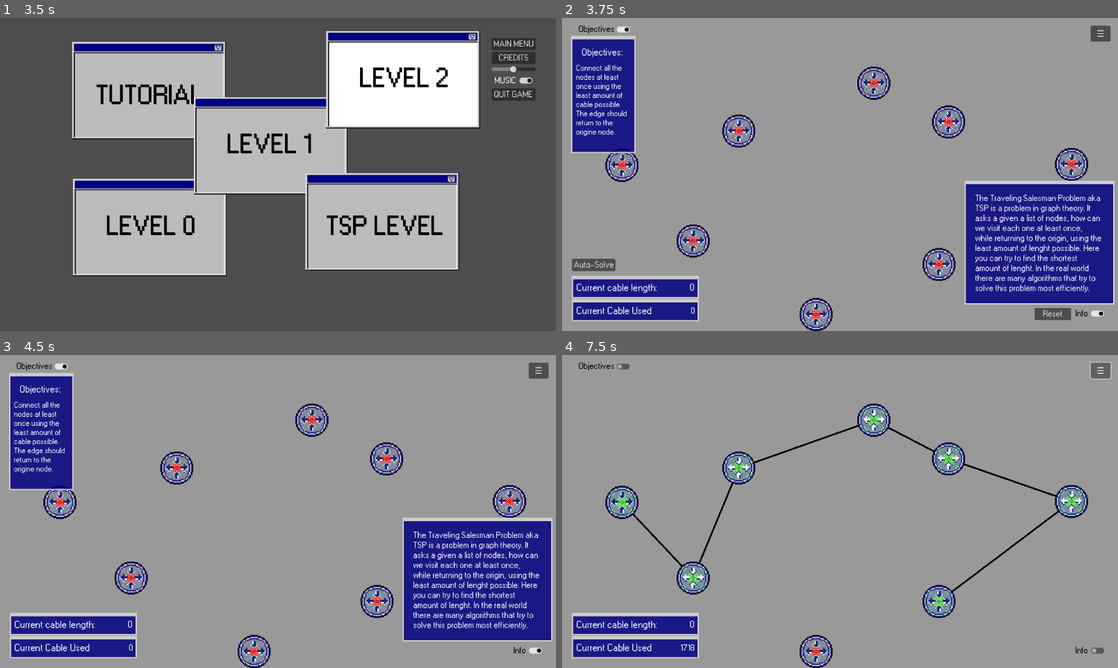
Above: before the commit, frames 1-4 (two rows, left to right).
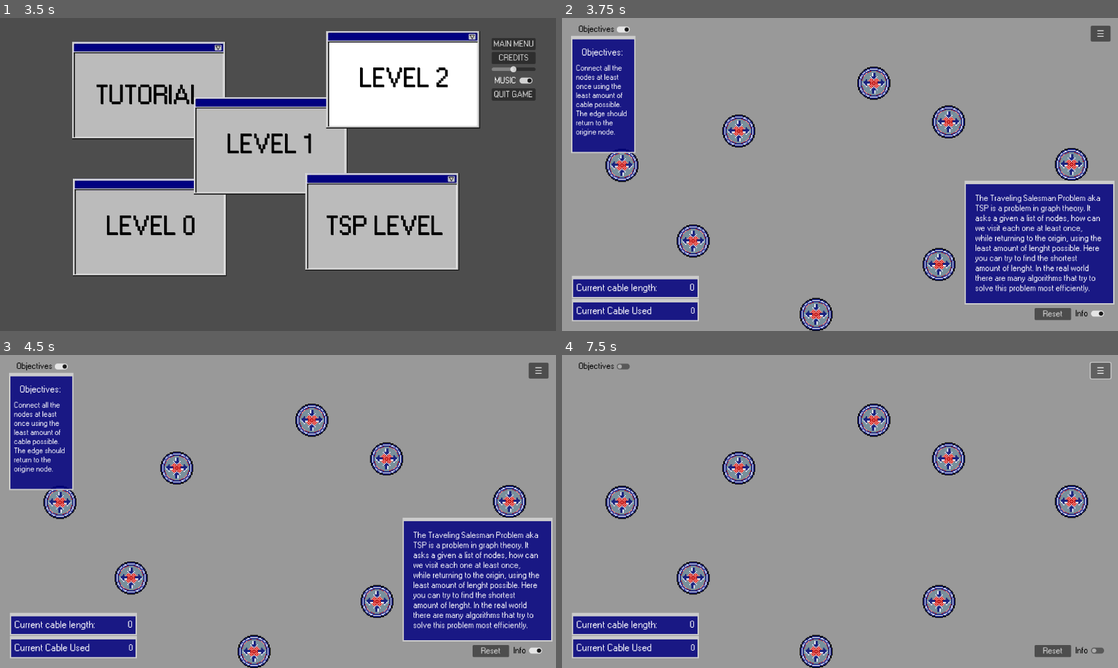
Above: after the commit, the same moments.

Repository: BcubeStudios/Netspace-Game
Game: Godot game, scene res://scenes/opening.tscn
The game is run twice, just before and just after one commit, with the same random seed, the same clock (stepped at 60 frames per second) and the same inputs.
Inputs (mouse positions are in pixels of both pictures, inside the frame that each line leads up to):
- Up to frame 1 (3.5 s): move the mouse to (400, 158) at 0.52 s; click (400, 158) at 0.67 s; click "START GAME" at 1.25 s; move the mouse to (166, 190) at 2.02 s; click (166, 190) at 2.17 s; move the mouse to (333, 105) at 2.77 s; click (333, 105) at 2.92 s
- Up to frame 2 (3.75 s): click "TSP LEVEL" at 3.5 s
- Up to frame 3 (4.5 s): click (33, 602) at 4.25 s, where only the run before the commit has a clickable "Auto-Solve"
- Up to frame 4 (7.5 s): click "☰" at 5 s; click "Info" at 5.75 s; click "Objectives" at 6.5 s; click "☰" at 7.25 s

Frame 1 is identical in both runs. In frame 2, 0.3% of the frame differs, in the area x 1-10%, y 76-81%; in frame 3, 0.2%; in frame 4, 1.8%, in the area x 8-94%, y 16-97%.

Commit message:
Hiding dirty code
making the solver not available to the tsp level

Diff:
--- a/GodotWorkspace/scripts/director.gd
+++ b/GodotWorkspace/scripts/director.gd
@@ -185,9 +185,8 @@
 					if min_edge == null:
 						min_edge = edge
 					if edge.length <= max_phedge and edge.length < min_edge.length  and new_point.possible_edge(edge)\
-					 and point.possible_edge(edge) and change_length_left(edge.length):
+					 and point.possible_edge(edge) and (length_left - edge.length >= 0):
 						min_edge = edge
-						change_length_left(-(edge.length))
 		# add edge
 		if min_edge != null and min_edge.length <= max_phedge and change_length_left(min_edge.length) \
 		and min_edge.point1.add_edge(min_edge) and min_edge.point2.add_edge(min_edge):
--- a/GodotWorkspace/scripts/tsp_level.gd
+++ b/GodotWorkspace/scripts/tsp_level.gd
@@ -12,6 +12,8 @@
 
 	$gamePanel/cablePanel/cable_Label.text = "Current Cable Used"
 	$gamePanel/cablePanel/length_Label.hide()
+
+	$gamePanel/solveButton.hide()
 
 	dir.create_variable_point("point1", randomCoordinates(Vector2i(640, 100)), 2)
 	dir.create_variable_point("point2", randomCoordinates(Vector2i(910, 230)), 2)
Not shown: 1 places in GodotWorkspace/scenes/demo_level.tscn that only renumber resources
Not shown: 1 places in GodotWorkspace/scenes/level_0.tscn that only renumber resources
Not shown: 1 places in GodotWorkspace/scenes/level_1.tscn that only renumber resources
Not shown: 1 places in GodotWorkspace/scenes/level_2.tscn that only renumber resources
Not shown: 1 places in GodotWorkspace/scenes/tsp_level.tscn that only renumber resources
